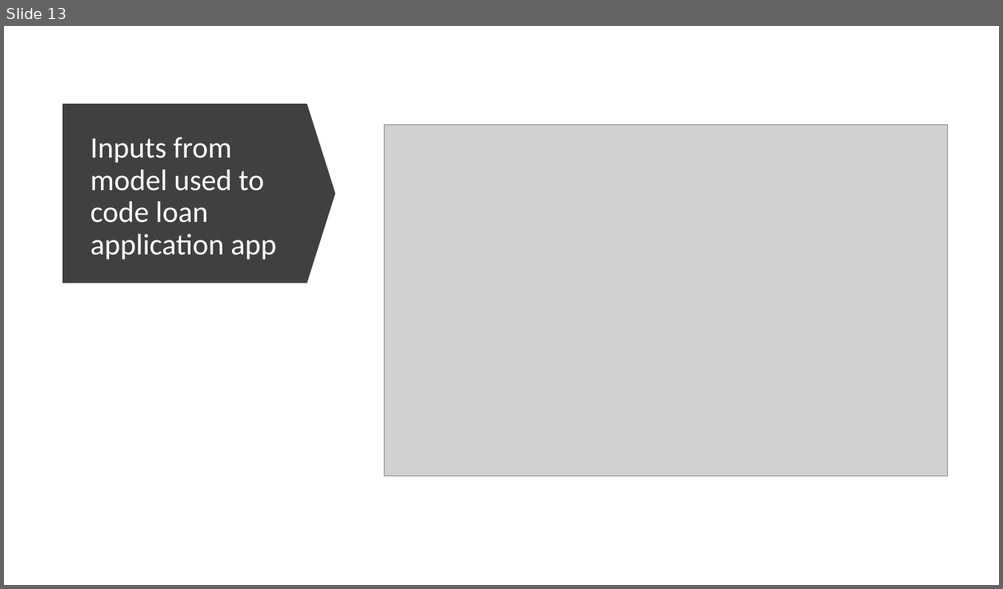
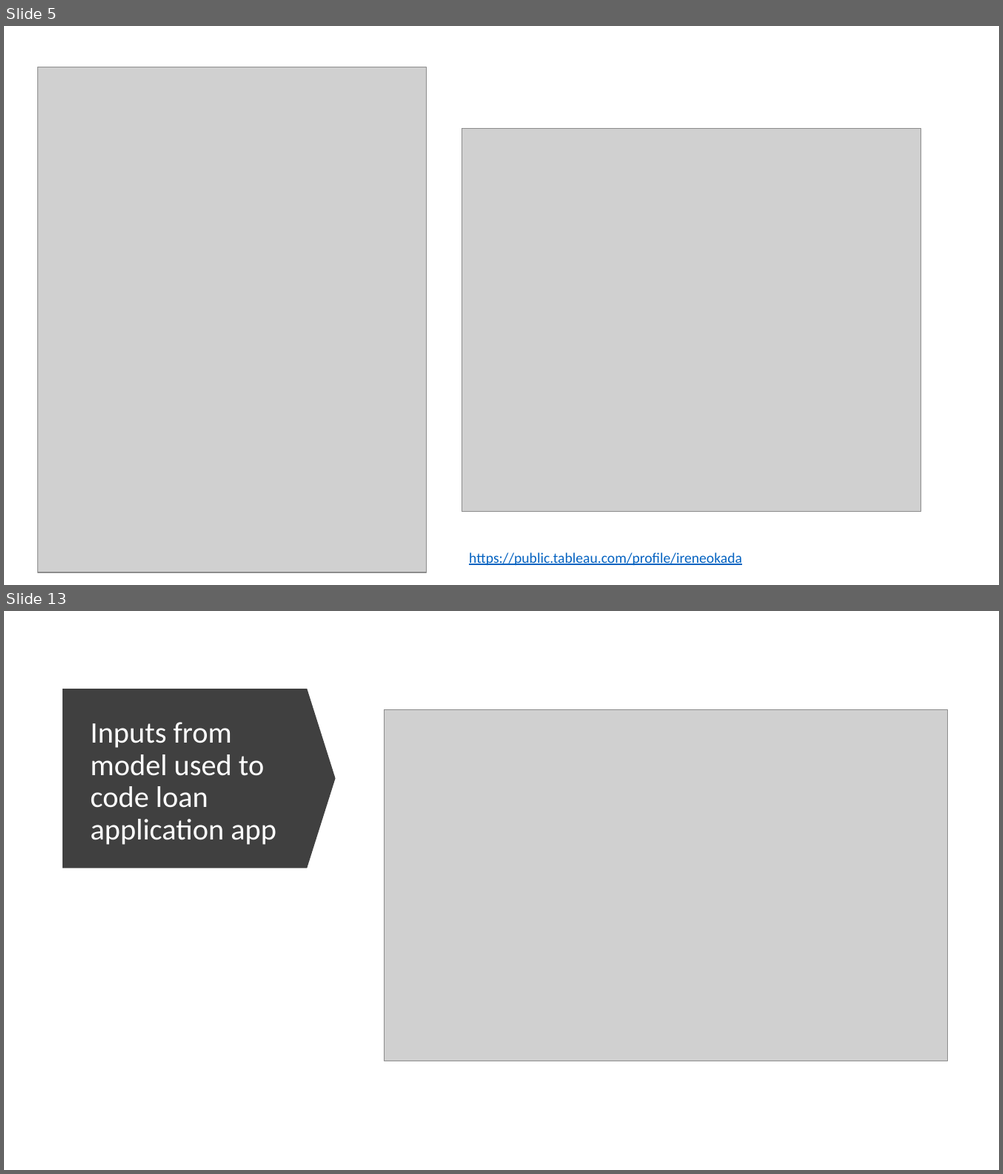
Before and after one commit to diazdez/Project-3, a slide deck: Loan approval project 3.pptx. Shown one above the other, each under a label of ours: slide 13 before the commit, slides 5 and 13 after it; the slides between them are not shown. The pictures are 1003x589 and 1003x1174 pixels, drawn with LibreOffice and Linux fonts; fonts in the diff are those of the drawing; grey boxes stand for pictures. Boxes give left, top, right and bottom in pixels: in the first picture for what was removed or moved away, otherwise in the second. Text is boxed around its words. In the diff, an @@ line names an element or a change of style, - is before the commit and + after.

```diff
--- a/Loan approval project 3.pptx
+++ b/Loan approval project 3.pptx
@@ slide 5 added at [4, 26, 999, 585], background #FFFFFF @@
@@ picture added at [38, 67, 427, 573] @@
@@ picture added at [461, 129, 920, 512] @@
@@ text added at [469, 553, 742, 565], 14 pt, text #0563C1, underline @@
+https://public.tableau.com/profile/ireneokada
```
Also in this commit, not shown: 11 slides changed, 1 slide removed, 4 other files.
